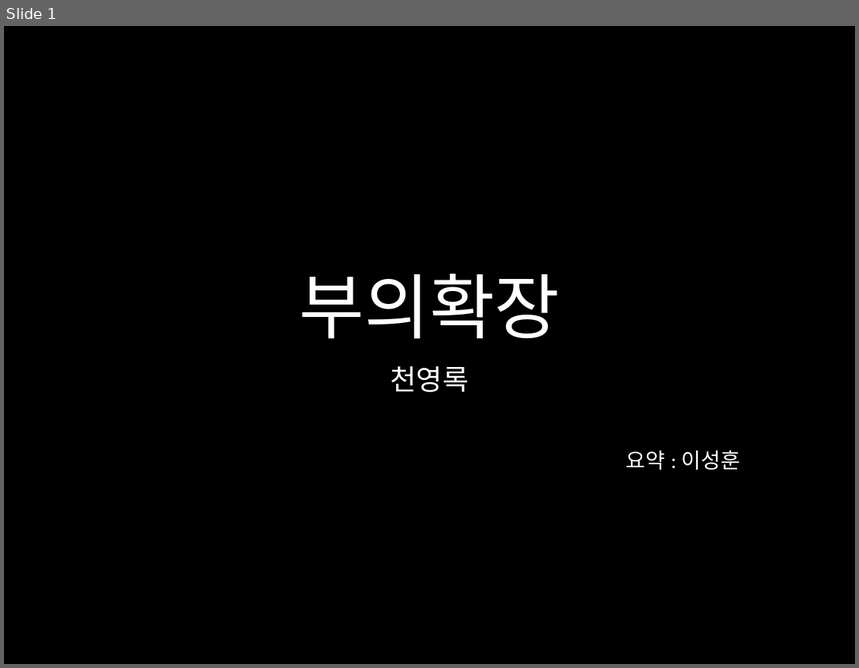
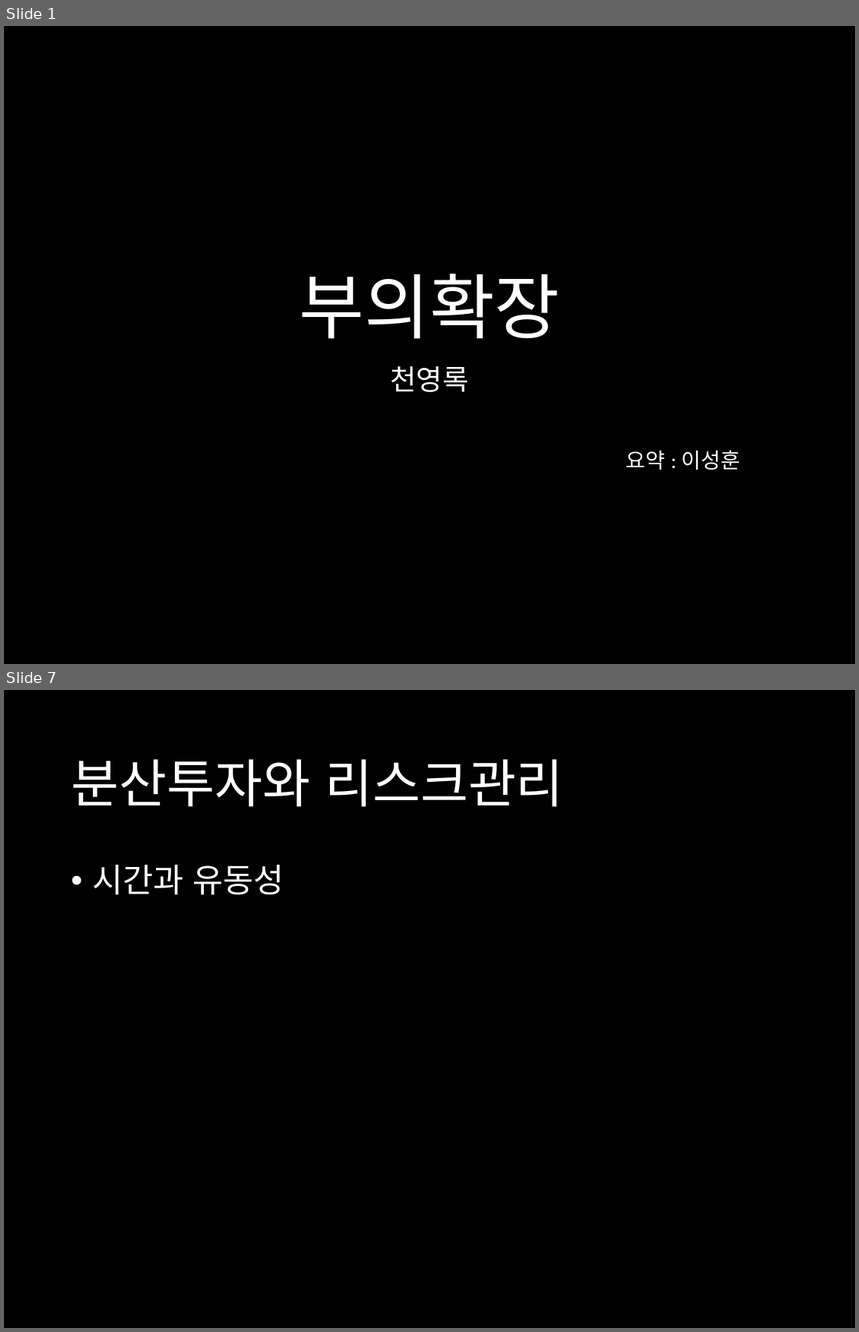
Before and after one commit to harrisleesh/Review, a slide deck: 부의확장.pptx. Shown one above the other, each under a label of ours: slide 1 before the commit, slides 1 and 7 after it; the slides between them are not shown. The pictures are 859x668 and 859x1332 pixels, drawn with LibreOffice and Linux fonts; fonts in the diff are those of the drawing. Boxes give left, top, right and bottom in pixels: in the first picture for what was removed or moved away, otherwise in the second. Text is boxed around its words. In the diff, an @@ line names an element or a change of style, - is before the commit and + after.

```diff
--- a/부의확장.pptx
+++ b/부의확장.pptx
@@ slide 7 added at (4,690,855,1328), background #000000 @@
@@ title added at (71,759,564,807), 44 pt, text #FFFFFF @@
+분산투자와 리스크관리
@@ text added at (92,865,284,895), 28 pt, text #FFFFFF @@
+• 시간과 유동성
```
Also in this commit, not shown: 5 other slides added.
